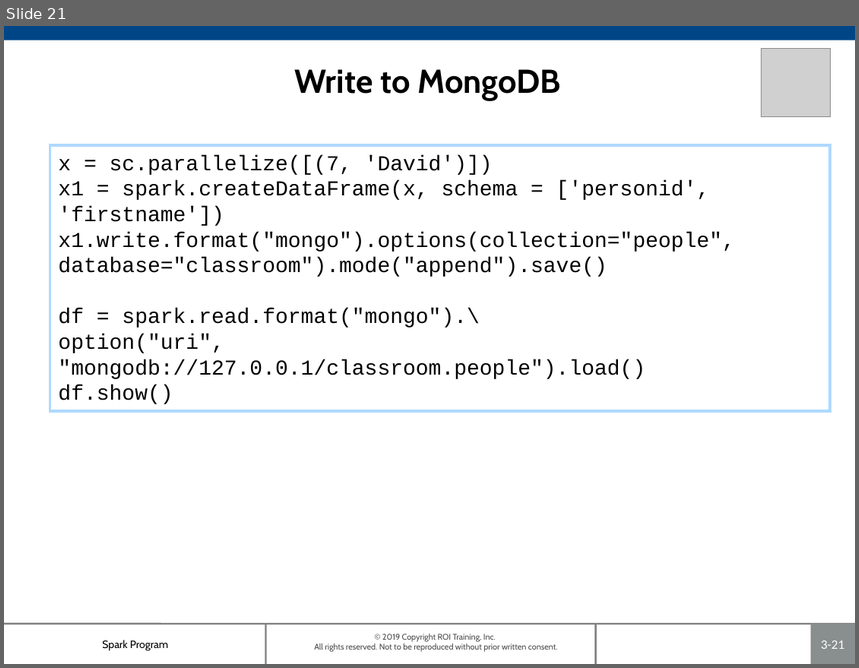
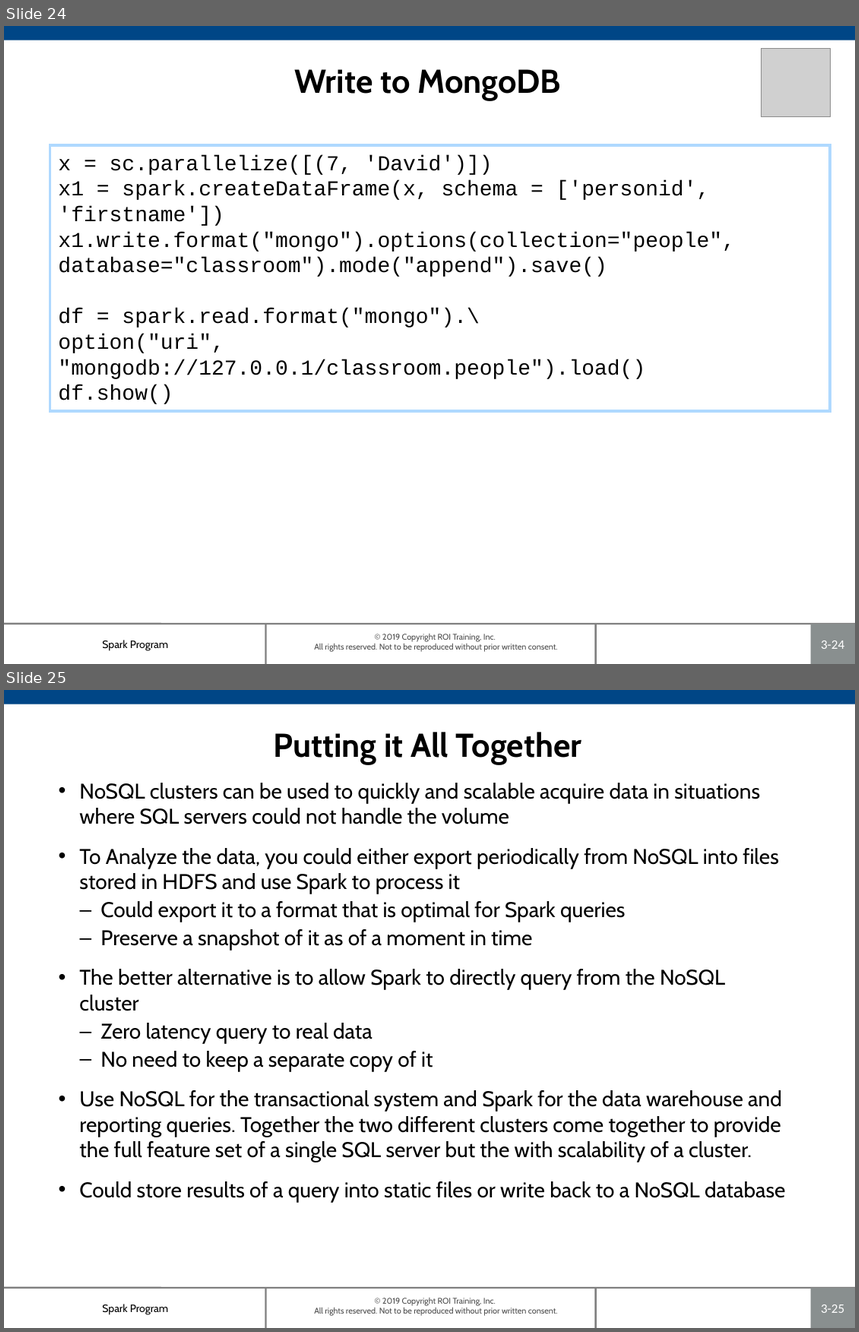
Before and after one commit to roitraining/SparkProgram, a slide deck: Day4/Ch05_NoSQL.pptx. Shown one above the other, each under a label of ours: slide 21 before the commit, slides 24 and 25 after it. The pictures are 859x668 and 859x1332 pixels, drawn with LibreOffice and Linux fonts; fonts in the diff are those of the drawing; grey boxes stand for pictures; background and template pictures are left out. Boxes give left, top, right and bottom in pixels: in the first picture for what was removed or moved away, otherwise in the second. Text is boxed around its words. In the diff, an @@ line names an element or a change of style, - is before the commit and + after.

Commit message:
0.3.21

```diff
--- a/Day4/Ch05_NoSQL.pptx
+++ b/Day4/Ch05_NoSQL.pptx
@@ slide 25 added at <box>4,690,855,1328</box>, background #FFFFFF; not listed: 7 template elements that a slide beside it also shows @@
@@ text added at <box>274,732,582,765</box>, 28 pt, text #000000, bold @@
+Putting it All Together
@@ text added at <box>79,783,785,1202</box>, 18 pt, text #000000 @@
+• NoSQL clusters can be used to quickly and scalable acquire data in situations where SQL servers could not handle the volume
+• To Analyze the data, you could either export periodically from NoSQL into files stored in HDFS and use Spark to process it
+  – Could export it to a format that is optimal for Spark queries
+  – Preserve a snapshot of it as of a moment in time
+• The better alternative is to allow Spark to directly query from the NoSQL cluster
+  – Zero latency query to real data
+  – No need to keep a separate copy of it
+• Use NoSQL for the transactional system and Spark for the data warehouse and reporting queries. Together the two different clusters come together to provide the full feature set of a single SQL server but the with scalability of a cluster.
+• Could store results of a query into static files or write back to a NoSQL database
@@ what was slide 21 is now slide 24 @@
@@ page number at <box>821,641,845,649</box>: text changed @@
-3-21
+3-24
```
Also in this commit, not shown: 4 other slides added, 3 slides removed.
